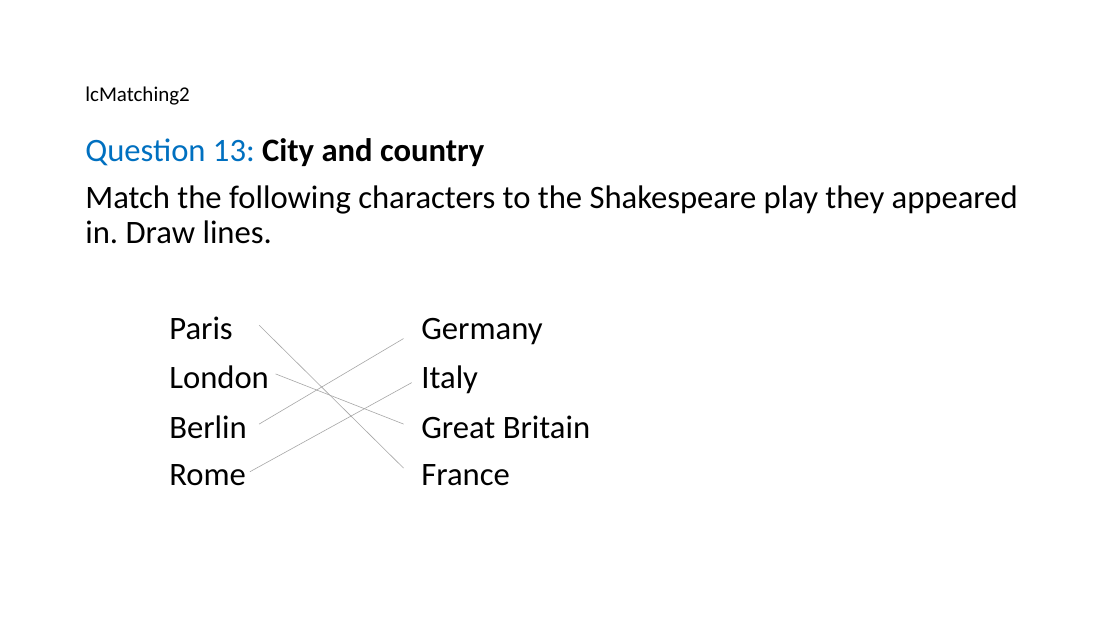
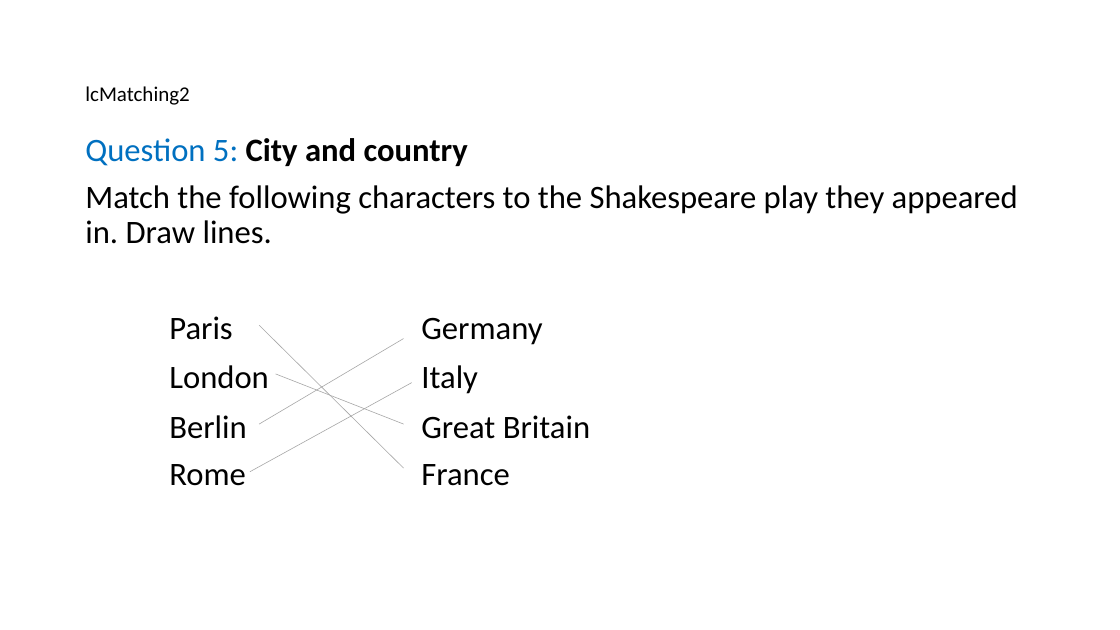
Before and after one commit to birgitstrackenbrock/dita13.lc.extra-interactions, a slide deck: slide 7 of documentation/Interaction_examples_visual.pptx (slide 16 before the commit). Drawn at 1120x630 pixels with LibreOffice and Linux fonts; fonts in the diff are those of the drawing. Boxes give left, top, right and bottom in pixels: in the first picture for what was removed or moved away, otherwise in the second. Text is boxed around its words. In the diff, an @@ line names an element or a change of style, - is before the commit and + after.

```diff
--- a/documentation/Interaction_examples_visual.pptx
+++ b/documentation/Interaction_examples_visual.pptx
@@ text at [85, 138, 468, 166]: text changed @@
-Question 13: City and country
+Question 5: City and country
```
Also in this commit, not shown: 18 other slides changed, 1 slide added.
